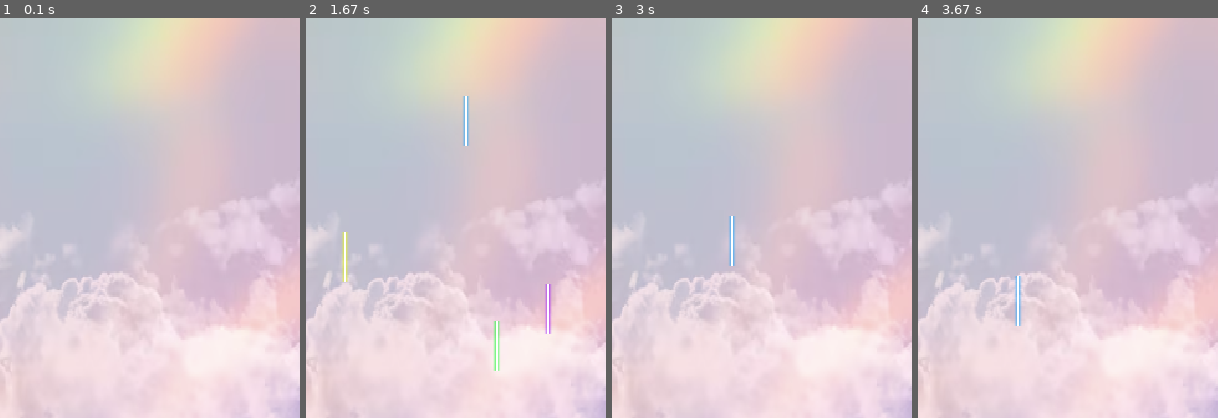
Above: before the commit, frames 1-4 (left to right).
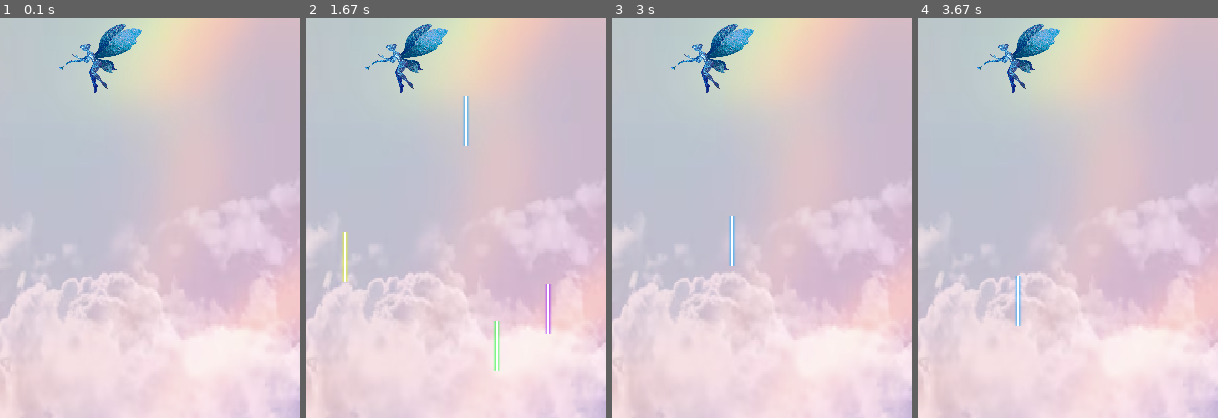
Above: after the commit, the same moments.

Repository: liviagcarvalho/pygame-Isabela-L-via-e-Paula
Game: pygame game, started from jogov1.py
The game is run twice, just before and just after one commit, with the same random seed, the same clock (stepped at 60 frames per second) and the same inputs.
Inputs:
- Up to frame 1 (0.1 s): no input
- Up to frame 2 (1.67 s): no input
- Up to frame 3 (3 s): no input
- Up to frame 4 (3.67 s): no input
The pictures show only the part of the screen within x 33-83%, y 0-50%; the shares and areas given below are measured in that part.

The runs differ from the first frame. In frame 1, 1.3% of the frame differs, in the area x 19-48%, y 1-19%; in frame 2, 1.3%; in frame 3, 1.3%; in frame 4, 1.3%.

Commit message:
fada mal adcionada

Diff:
--- a/jogov1.py
+++ b/jogov1.py
@@ -10,12 +10,26 @@
 pygame.display.set_caption('🧚🏼🧚🏼‍♀️Fairy Game🧚🏼‍♀️🧚🏼')
 
 
+
+# ----- Carrega imagens
+
+# Carregando a imagem da fada mal
+imagem_fada_mal = pygame.image.load('assets/img/FADAmal.png').convert_alpha()
+fada_mal_width = 120
+fada_mal_height = 80
+imagem_fada_mal = pygame.transform.scale(imagem_fada_mal, (fada_mal_width, fada_mal_height))
+fada_mal_rect = imagem_fada_mal.get_rect()
+fada_mal_rect.centerx = WIDTH // 2  # Centraliza a fada mal horizontalmente
+fada_mal_rect.top = 0  # Posiciona a fada mal no topo da janela
+
+
+
+# Carregando a imagem de fundo
 imagem_fundo = pygame.image.load('assets/img/Fundo_pygame.png').convert()
 imagem_fundo = pygame.transform.scale(imagem_fundo, (WIDTH, HEIGHT))
 
-LASER_WIDTH = 100
-LASER_HEIGHT = 50
-font = pygame.font.SysFont(None, 48)
+
+
 
 # Carregando imagens dos lasers
 LASER_img_roxo = pygame.image.load('assets/img/Laser_roxo.png').convert_alpha()
@@ -26,6 +40,8 @@
 LASER_img_amarelo = pygame.image.load('assets/img/Laser_amarelo.png').convert_alpha()
 
 # Redimensionando imagens dos lasers
+LASER_WIDTH = 100
+LASER_HEIGHT = 50
 LASER_img_roxo_small = pygame.transform.scale(LASER_img_roxo, (LASER_WIDTH, LASER_HEIGHT))
 LASER_img_azul_small = pygame.transform.scale(LASER_img_azul, (LASER_WIDTH, LASER_HEIGHT))
 LASER_img_rosa_small = pygame.transform.scale(LASER_img_rosa, (LASER_WIDTH, LASER_HEIGHT))
@@ -33,19 +49,16 @@
 LASER_img_verdeagua_small = pygame.transform.scale(LASER_img_verdeagua, (LASER_WIDTH, LASER_HEIGHT))
 LASER_img_amarelo_small = pygame.transform.scale(LASER_img_amarelo, (LASER_WIDTH, LASER_HEIGHT))
 
-#FADA IMAGEM
 
-# fada_img =
+# ----- Definindo outras variáveis do jogo
+game = True
+clock = pygame.time.Clock()
+FPS = 30
 
 
 
 
-game = True
-
-clock = pygame.time.Clock()
-FPS = 30
-
-# CLASSE LASER
+# ----- CLASSE LASER
 class LASER(pygame.sprite.Sprite):
     def __init__(self, img):
         pygame.sprite.Sprite.__init__(self)
@@ -67,13 +80,12 @@
 
 
 
+# ----- Criando um grupo de sprites para os lasers
+all_sprites = pygame.sprite.Group()
 
 
 
-# Criando um grupo de sprites para os lasers
-all_sprites = pygame.sprite.Group()
-
-# Criando os lasers e adicionando ao grupo de sprites
+# ----- Criando os lasers e adicionando ao grupo de sprites
 l1 = LASER(LASER_img_roxo_small)
 l2 = LASER(LASER_img_azul_small)
 l3 = LASER(LASER_img_rosa_small)
@@ -86,7 +98,7 @@
 
 
 
-#AUMENTA QUANTIDADE DE LASER PARA FASES FUTURAS!!!!!!!!!
+# #AUMENTA QUANTIDADE DE LASER PARA FASES FUTURAS!!!!!!!!!
 # # Criando mais lasers e adicionando ao grupo de sprites
 # num_lasers = 12  # Aumentando a quantidade de lasers
 # for _ in range(num_lasers):
@@ -99,7 +111,8 @@
 
 
 
-# ===== Loop principal =====
+
+# ----- Loop principal
 while game:
     clock.tick(FPS)
 
@@ -112,11 +125,11 @@
     all_sprites.update()
 
     # Gera saídas
-    window.fill((0, 0, 0))
-    window.blit(imagem_fundo, (0, 0))
+    window.blit(imagem_fundo, (0, 0))  # Desenha o fundo
+    window.blit(imagem_fada_mal, fada_mal_rect)  # Desenha a fada mal
     all_sprites.draw(window)
 
-    pygame.display.update()
+    pygame.display.flip()
 
 # Finalização
 pygame.quit()
Not shown, changed: assets/img/.DS_Store
